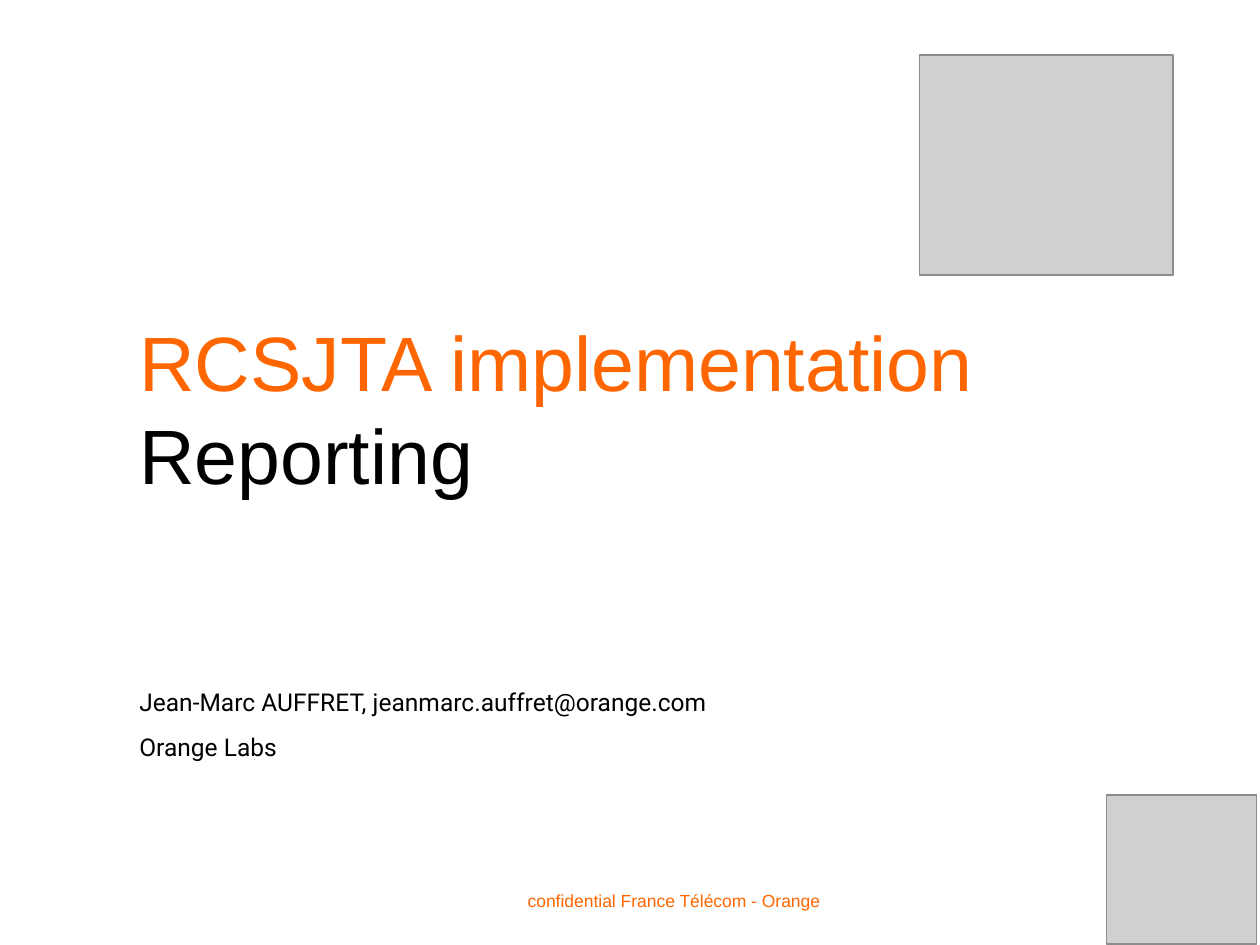
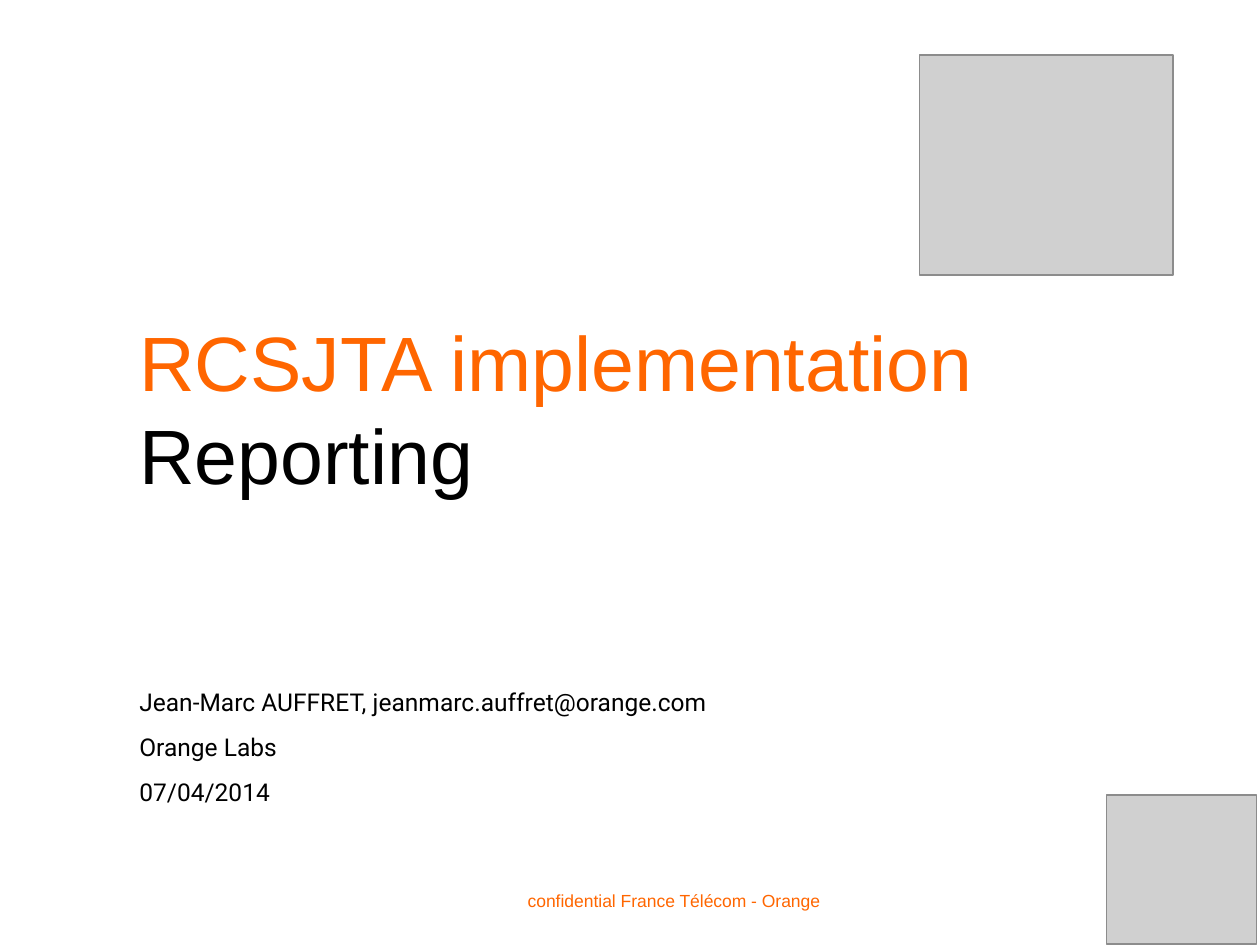
Before and after one commit to android-rcs/rcsjta, a slide deck: slide 1 of docs/RCSJTA_API _reporting.ppt. Drawn at 1260x945 pixels with LibreOffice and Linux fonts; fonts in the diff are those of the drawing; grey boxes stand for pictures. Boxes give left, top, right and bottom in pixels: in the first picture for what was removed or moved away, otherwise in the second. Text is boxed around its words. In the diff, an @@ line names an element or a change of style, - is before the commit and + after.

```diff
--- a/docs/RCSJTA_API _reporting.ppt
+++ b/docs/RCSJTA_API _reporting.ppt
@@ subtitle at [139, 783, 270, 803]: paragraph added @@
+07/04/2014
```
Also in this commit, not shown: 3 other files.
